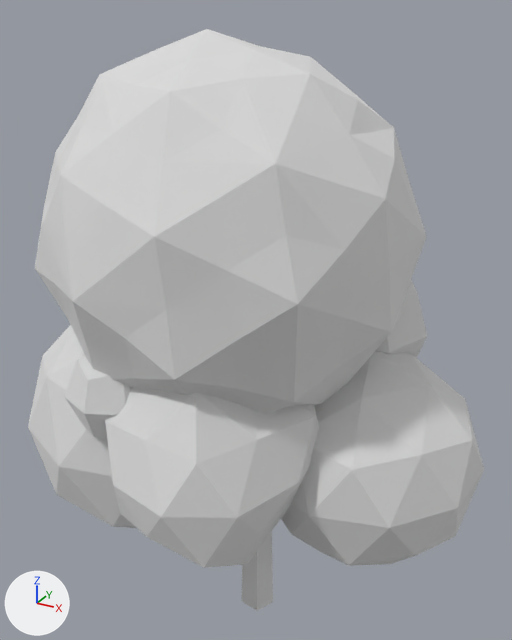
One commit to the glTF model public/models/tree-lime.glb: the scene before it, then after it.
The view is the same before and after, from a 50 mm lens placed at (3.16, -5.85, 6.68), pointed at (-0.19, 0.24, 3.64). Every picture has the same lights, and +X, +Y and +Z are marked at lower left. Where no turn or scale is listed for an object, it has been applied to the vertices.

In view in the first picture: 'tree-lime'.
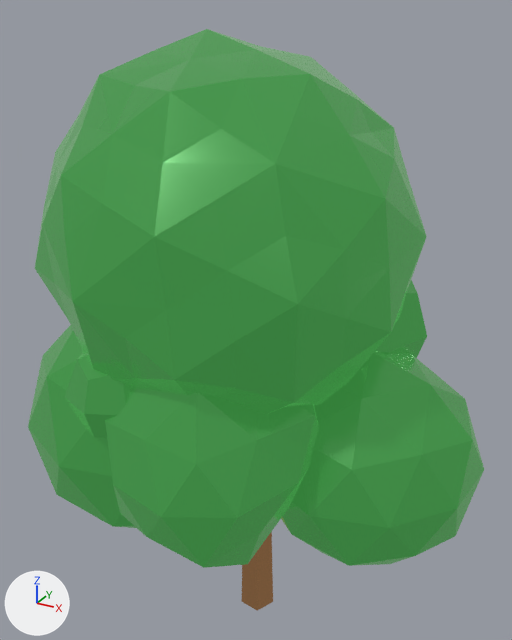
The change in detail:
Picture 'base' (img_base) is new.
Material 'LOWPOLY-COLORS.001' (mat_lowpoly_colors_001) is new.
Uses the picture img_base.
me_tree_lime has 492 vertices, 929 faces and spans x -2.37..2.34, y -2.18..2.48, z 0.02..6.52.
me_tree_lime no longer uses material mat_lowpoly_colors (white #e7e7e7).
me_tree_lime now uses material mat_lowpoly_colors_001.

Location of each change, [x1, y1, x2, y2] in pixels of the pictures (512 x 640 px):
'tree-lime', recoloured (grey to green)
    both: [28, 29, 484, 610]
